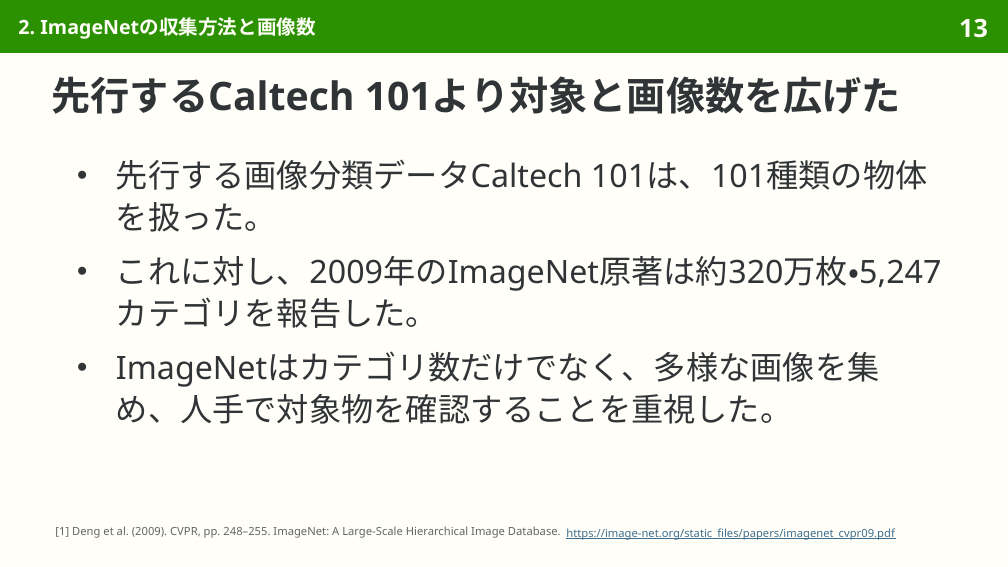
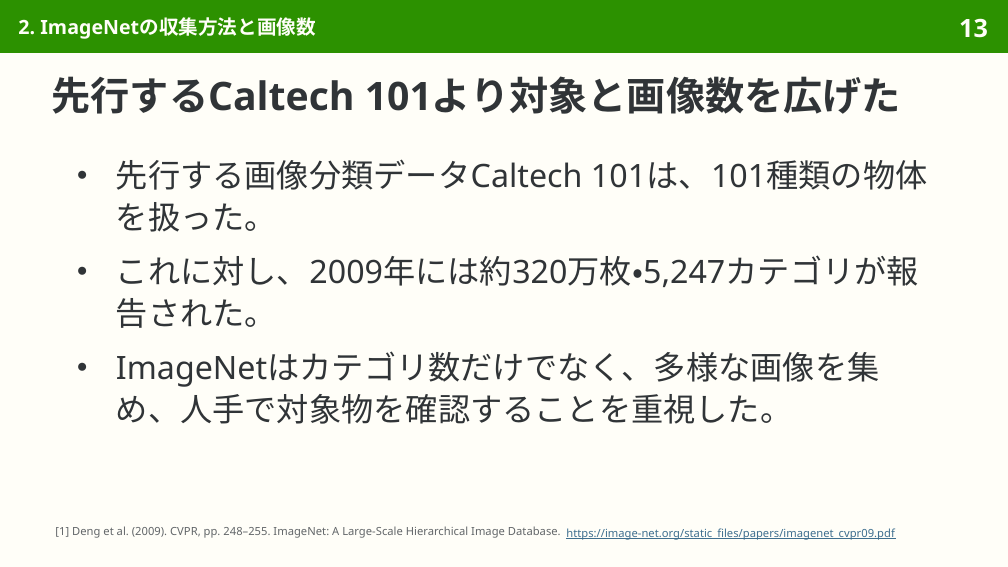
Before and after one commit to sasakiy84/datasets-in-10-minutes, a slide deck: slide 13 of slides/datasets-in-10-minutes-imagenet.pptx. Drawn at 1008x567 pixels with LibreOffice and Linux fonts; fonts in the diff are those of the drawing. Boxes give left, top, right and bottom in pixels: in the first picture for what was removed or moved away, otherwise in the second. Text is boxed around its words. In the diff, an @@ line names an element or a change of style, - is before the commit and + after.

Commit message:
slides(imagenet): refine Japanese wording and pair translations

```diff
--- a/slides/datasets-in-10-minutes-imagenet.pptx
+++ b/slides/datasets-in-10-minutes-imagenet.pptx
@@ text at box(116, 255, 919, 328): text changed @@
-● これに対し、2009年のImageNet原著は約320万枚・5,247カテゴリを報告した。
+● これに対し、2009年には約320万枚・5,247カテゴリが報告された。
```
Also in this commit, not shown: 5 other slides changed, 3 other files.
